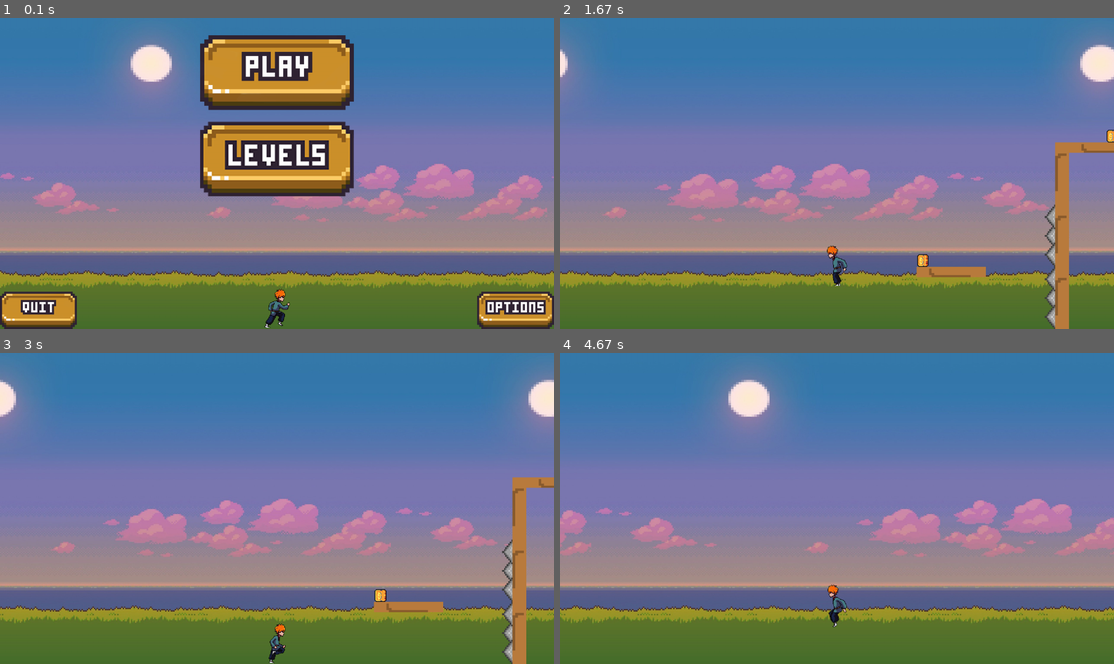
Above: before the commit, frames 1-4 (two rows, left to right).
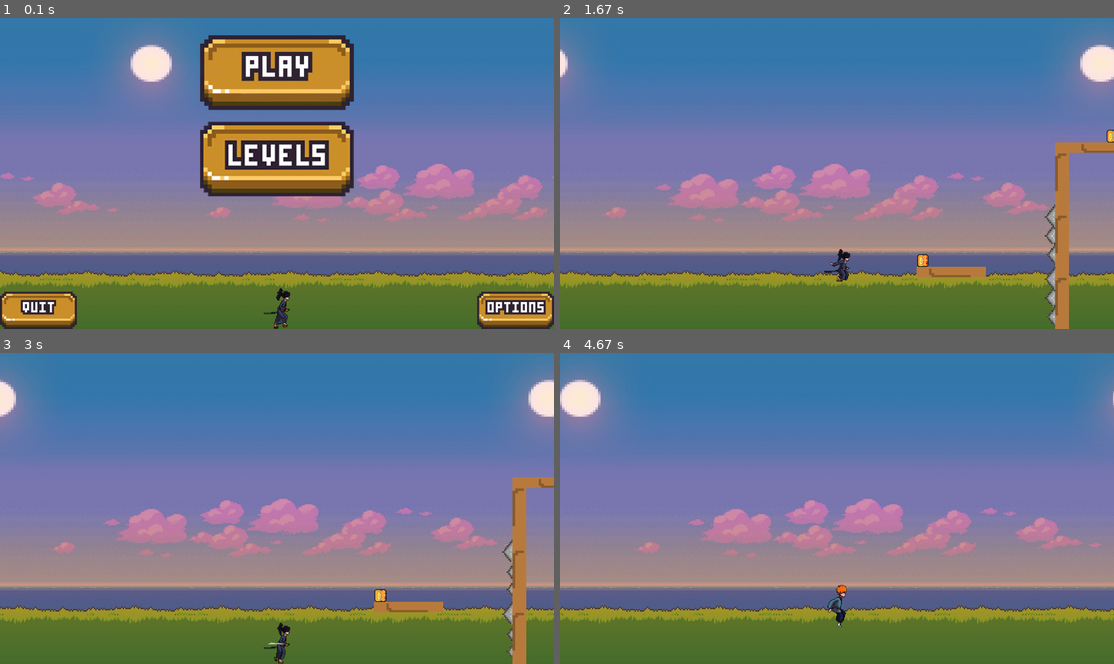
Above: after the commit, the same moments.

Repository: tluulw/pygame
Game: pygame game, started from main.py
The game is run twice, just before and just after one commit, with the same random seed, the same clock (stepped at 60 frames per second) and the same inputs.
Inputs (mouse positions are in pixels of both pictures, inside the frame that each line leads up to):
- Up to frame 1 (0.1 s): no input
- Up to frame 2 (1.67 s): click (837, 157) at 0.38 s; click (759, 55) at 0.72 s; tap Space at 1, 1.4 s
- Up to frame 3 (3 s): tap Space at 1.7, 1.9, 2.2, 2.4, 2.7, 2.97 s
- Up to frame 4 (4.67 s): tap Space at 3.3, 3.6, 4.4 s; tap Esc at 3.67 s; click (837, 405) at 4.05 s; move the mouse to (1030, 589) at 4.37 s

The runs differ from the first frame. In frame 1, 0.4% of the frame differs, in the area x 47-53%, y 86-100%; in frame 2, 0.5%; in frame 3, 0.6%; in frame 4, 15%, in the area x 0-100%, y 3-89%.

Commit message:
jump_splash, animated spikes, and 2nd hero

Diff:
--- a/main.py
+++ b/main.py
@@ -75,7 +75,7 @@
             sprite.kill()
 
 
-    per = Person(0)
+    per = Person(0, 'samurai', screen)
 
     game_menu = True
     menu_tab = "main"
@@ -99,6 +99,9 @@
                         f"""INSERT INTO results (level, coins, score) VALUES ('{level[17:][:1]}',
                         '{per.coins_collected}', '{score}')""")
                     con.commit()
+                per.coins_collected = 0
+                score = 0
+            per = Person(0, 'hero', screen)
             game_menu = True
             menu_tab = "main"
             block_hotkey = 0
@@ -206,10 +209,16 @@
                 elif event.key == pygame.K_SPACE:
                     per.b_d = True
                     if not per.is_jump and not per.is_reverse_jump:
+                        per.jump_particle_cnt = 0
+                        per.jump_particle_b = True
+                        per.jump_particle_pos = per.pos
                         per.is_jump = True
                         jump_sound.play()
 
                     elif per.is_jump and not per.is_reverse_jump:
+                        per.jump_particle_cnt = 0
+                        per.jump_particle_b = True
+                        per.jump_particle_pos = per.pos
                         per.is_jump = False
                         per.jump_count = 10
                         per.jump_animation_cnt = 0
--- a/persona.py
+++ b/persona.py
@@ -2,7 +2,7 @@
 
 
 class Person(pygame.sprite.Sprite):
-    def __init__(self, screen_x, *group):
+    def __init__(self, screen_x, person, screen, *group):
         super().__init__(*group)
         self.pos = 800, 840
 
@@ -31,12 +31,26 @@
 
         self.coins_collected = 0
 
+        self.jump_particle = ''
+        self.jump_particle_rect = ''
+        self.jump_particle_pos = (0, 0)
+        self.jump_particle_cnt = 0
+        self.jump_particle_b = False
+
+        self.screen = screen
+
+        self.person = person
+
         self.default_image()
 
     def jump_animation(self):
-        if self.jump_animation_cnt > 10:
-            self.jump_animation_cnt = 10
-        self.image = pygame.image.load(f'data/jumping_hero/jump{self.jump_animation_cnt}.png')
+        if self.person == 'samurai':
+            if self.jump_animation_cnt == 13:
+                self.jump_animation_cnt = 12
+        elif self.person == 'hero':
+            if self.jump_animation_cnt == 11:
+                self.jump_animation_cnt = 10
+        self.image = pygame.image.load(f'data/{self.person}/jumping_hero/jump{self.jump_animation_cnt}.png')
         self.image.set_colorkey(self.image.get_at((0, 0)))
         if self.flip:
             self.image = pygame.transform.flip(self.image, True, False)
@@ -62,7 +76,7 @@
         self.rect = self.image.get_rect(center=self.pos)
 
     def default_image(self):
-        self.image = pygame.image.load('data/pic.png')
+        self.image = pygame.image.load(f'data/{self.person}/pic.png')
         self.image.set_colorkey(self.image.get_at((0, 0)))
         if self.flip:
             self.image = pygame.transform.flip(self.image, True, False)
@@ -79,7 +93,7 @@
 
     def run_animation(self):
         pygame.time.wait(25)
-        self.image = pygame.image.load(f'data/running_hero/run{self.run_animation_cnt}.png')
+        self.image = pygame.image.load(f'data/{self.person}/running_hero/run{self.run_animation_cnt}.png')
         self.image.set_colorkey(self.image.get_at((0, 0)))
         if self.flip:
             self.image = pygame.transform.flip(self.image, True, False)
@@ -94,7 +108,7 @@
                 self.pos = self.pos[0], self.pos[1] + 0.5
                 self.rect = self.image.get_rect(center=self.pos)
         else:
-            self.image = pygame.image.load('data/hero_onthewall.png')
+            self.image = pygame.image.load(f'data/{self.person}/hero_onthewall.png')
             self.image.set_colorkey(self.image.get_at((0, 0)))
             if right:
                 self.image = pygame.transform.flip(self.image, True, False)
@@ -106,7 +120,13 @@
                 self.flip = not self.flip
             self.image = pygame.transform.scale(self.image,
                                                 (self.image.get_width() * 1.5, self.image.get_height() * 1.5))
-            self.pos = other[0], self.pos[1]
+            if self.person == 'samurai':
+                if left:
+                    self.pos = other[0] - 20, self.pos[1]
+                if right:
+                    self.pos = other[0] + 20, self.pos[1]
+            elif self.person == 'hero':
+                self.pos = other[0], self.pos[1]
             self.rect = self.image.get_rect(center=self.pos)
             self.on_the_wall = True
 
@@ -119,6 +139,7 @@
             self.is_jump = False
             self.jump_count = 10
             self.per_run_speed = 10
+            self.jump_particle_cnt = 0
         else:
             self.jump_animation_cnt = 5
             self.jump_count = 0
@@ -127,10 +148,36 @@
             else:
                 self.is_jump = True
 
+    def jump_particle_animation(self):
+        if self.jump_particle_cnt == 10:
+            self.jump_particle_b = False
+            return
+        self.jump_particle_cnt %= 10
+        self.jump_particle_cnt += 1
+        self.jump_particle = pygame.image.load(f'data/jump_particles/{self.jump_particle_cnt}.png')
+        if not self.flip:
+            self.jump_particle = pygame.transform.flip(self.jump_particle, True, False)
+        self.jump_particle = pygame.transform.scale(self.jump_particle, (self.jump_particle.get_width() * 0.25,
+                                                                         self.jump_particle.get_height() * 0.25))
+        self.jump_particle_rect = self.jump_particle.get_rect(center=self.jump_particle_pos)
+        self.screen.blit(self.jump_particle, self.jump_particle_rect)
+
     def jump_upping(self):
-        if self.jump_count % 2 == 0 and self.jump_count != -10:
-            self.jump_animation_cnt += 1
-            self.jump_animation()
+        if self.person == 'hero':
+            if self.jump_count % 2 == 0 and self.jump_count != -10:
+                self.jump_animation_cnt += 1
+                self.jump_animation()
+        elif self.person == 'samurai':
+            if self.jump_count > 0:
+                if self.jump_count % 2 == 1 and self.jump_count != -10:
+                    self.jump_animation_cnt += 1
+                    self.jump_animation()
+            else:
+                if self.jump_count <= -2:
+                    self.jump_animation_cnt += 1
+                    self.jump_animation()
+        if self.jump_particle_b:
+            self.jump_particle_animation()
         self.jump()
         if self.b_d:
             self.jump_count -= 0.25
@@ -145,6 +192,7 @@
         self.is_reverse_jump = False
         self.jump_count = 10
         self.per_run_speed = 10
+        self.jump_particle_cnt = 0
 
     def if_is_jump(self):
         self.on_the_floor = False
--- a/spike.py
+++ b/spike.py
@@ -4,10 +4,13 @@
 class Spike(pygame.sprite.Sprite):
     def __init__(self, y, x, wall, angle, floor, *group):
         super().__init__(*group)
-        self.image = pygame.image.load('data/spikes.png')
+        self.image = pygame.image.load('data/spikes/spikes1.png')
         self.image.set_colorkey(self.image.get_at((0, 0)))
+        self.floor = floor
+        self.wall = wall
+        self.angle = angle
         if wall:
-            if angle == 90:
+            if self.angle == 90:
                 self.pos = x * 40 + 10, y * 180
             else:
                 self.pos = x * 40, y * 180
@@ -18,10 +21,23 @@
             self.pos = x * 40, y * 180 + 150
             self.image = pygame.transform.scale(self.image, (200, 30))
             self.rect = pygame.Rect(self.pos[0], self.pos[1], 200, 30)
+        self.anim_cnt = 0
+
+    def animate(self):
+        self.anim_cnt %= 7
+        self.anim_cnt += 1
+        self.image = pygame.image.load(f'data/spikes/spikes{self.anim_cnt}.png')
+        self.image.set_colorkey(self.image.get_at((0, 0)))
+        if self.wall:
+            self.image = pygame.transform.rotate(self.image, self.angle)
+            self.image = pygame.transform.scale(self.image, (30, 180))
+        elif self.floor:
+            self.image = pygame.transform.scale(self.image, (200, 30))
 
     def update(self, per):
         if per.flip:
             self.pos = self.pos[0] + per.per_run_speed, self.pos[1]
         else:
             self.pos = self.pos[0] - per.per_run_speed, self.pos[1]
+        self.animate()
         self.rect = pygame.Rect(self.pos[0], self.pos[1], self.rect[2], self.rect[3])
Renamed: data/hero_onthewall.png -> data/hero/hero_onthewall.png
Renamed: data/jumping_hero/jump1.png -> data/hero/jumping_hero/jump1.png
Renamed: data/jumping_hero/jump10.png -> data/hero/jumping_hero/jump10.png
Renamed: data/jumping_hero/jump2.png -> data/hero/jumping_hero/jump2.png
Renamed: data/jumping_hero/jump3.png -> data/hero/jumping_hero/jump3.png
Renamed: data/jumping_hero/jump4.png -> data/hero/jumping_hero/jump4.png
Renamed: data/jumping_hero/jump5.png -> data/hero/jumping_hero/jump5.png
Renamed: data/jumping_hero/jump6.png -> data/hero/jumping_hero/jump6.png
Renamed: data/jumping_hero/jump7.png -> data/hero/jumping_hero/jump7.png
Renamed: data/jumping_hero/jump8.png -> data/hero/jumping_hero/jump8.png
Renamed: data/jumping_hero/jump9.png -> data/hero/jumping_hero/jump9.png
Renamed: data/pic.png -> data/hero/pic.png
(and 49 more such lines)
